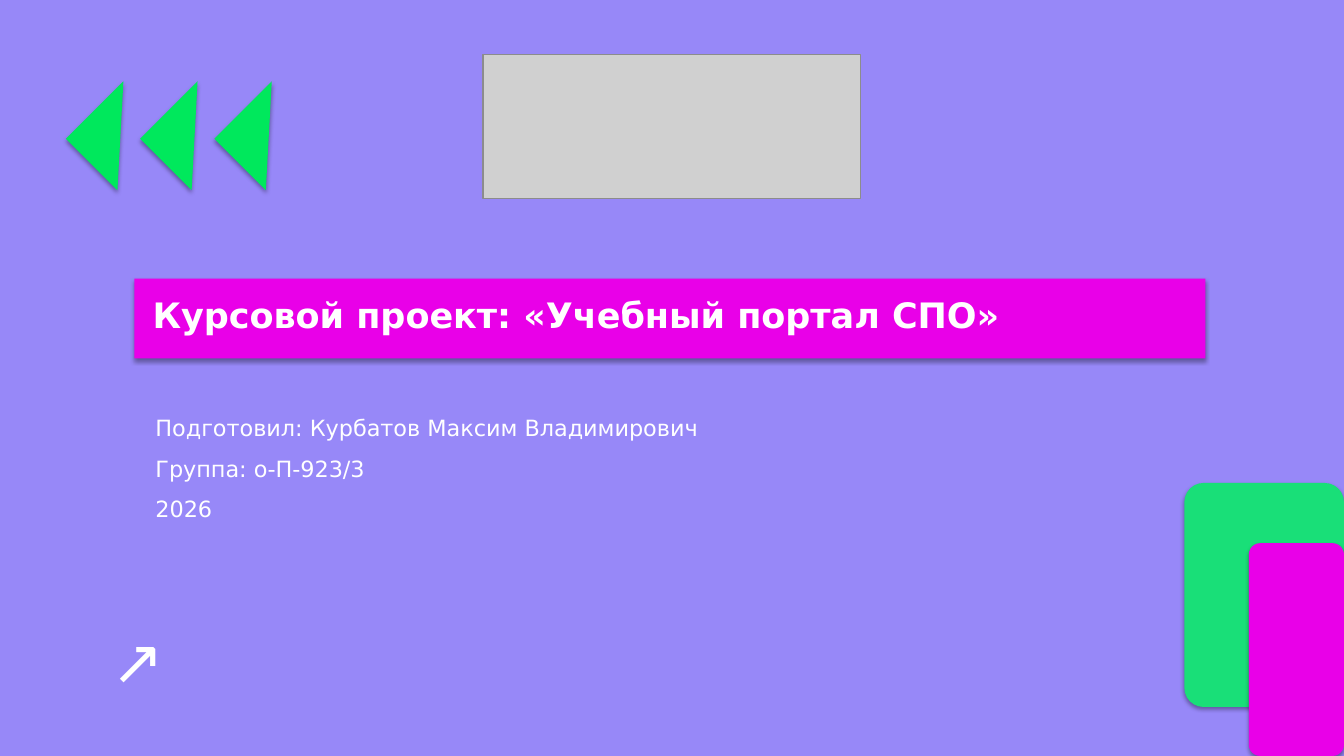
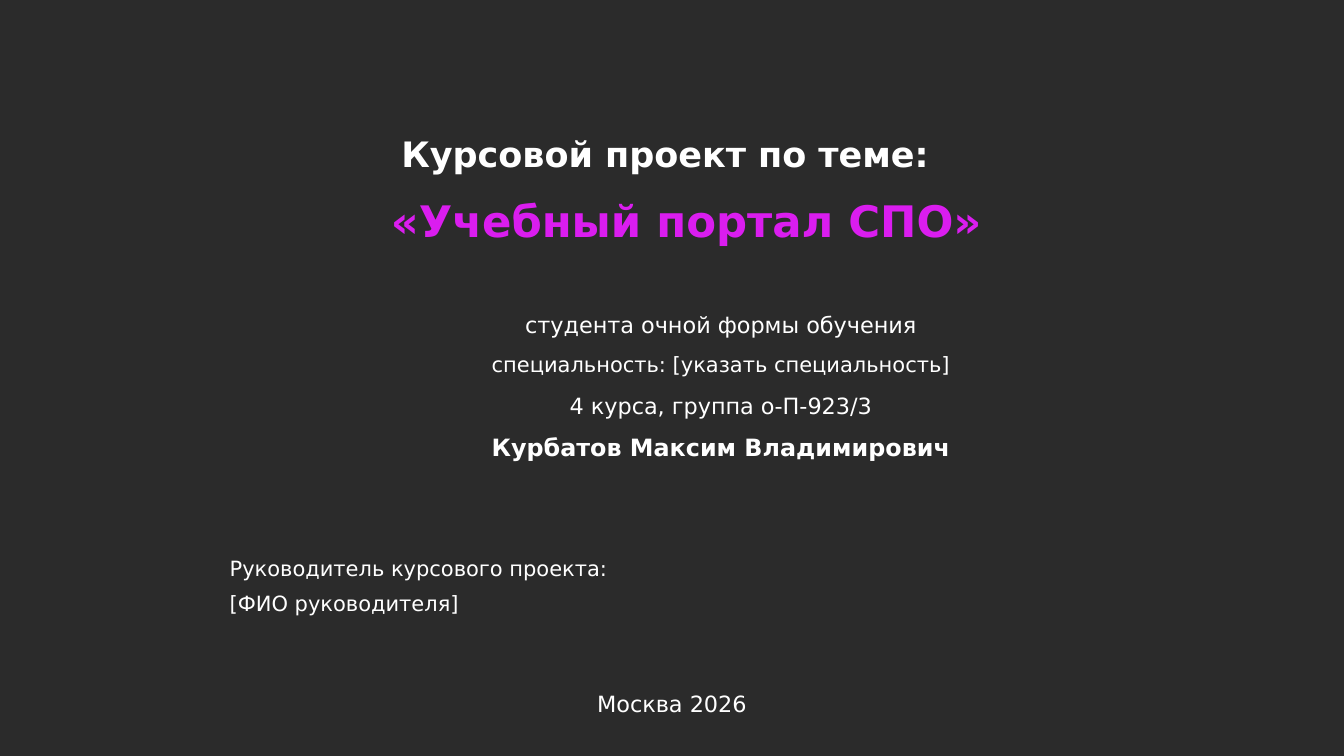
Before and after one commit to Britva52/ElectronicJournal, a slide deck: slide 1 of presentation/portal-presentation.pptx. Drawn at 1344x756 pixels with LibreOffice and Linux fonts; fonts in the diff are those of the drawing; grey boxes stand for pictures; background and template pictures are left out; a plain dark background stands for a picture behind light text. Boxes give left, top, right and bottom in pixels: in the first picture for what was removed or moved away, otherwise in the second. Text is boxed around its words. In the diff, an @@ line names an element or a change of style, - is before the commit and + after.

Commit message:
Переделать презентацию по шаблону курсовой

```diff
--- a/presentation/portal-presentation.pptx
+++ b/presentation/portal-presentation.pptx
@@ background #9788F8 to picture (left out) @@
@@ picture removed at <box>483,54,861,199</box> @@
@@ right triangle removed at <box>65,81,175,190</box> @@
@@ right triangle removed at <box>140,81,249,190</box> @@
@@ right triangle removed at <box>215,81,324,190</box> @@
@@ text added at <box>401,140,928,175</box>, 25 pt, text #FFFFFF, bold @@
+Курсовой проект по теме:
@@ text at <box>391,203,981,246</box>: text changed; size 25 to 31 pt; text colour #FFFFFF to #DA1DEF @@
-Курсовой проект: «Учебный портал СПО»
+«Учебный портал СПО»
@@ rectangle removed at <box>134,278,1205,358</box> @@
@@ text added at <box>525,315,916,338</box>, 16 pt, text #FFFFFF @@
+студента очной формы обучения
@@ text added at <box>492,356,949,377</box>, 15 pt, text #FFFFFF @@
+специальность: [указать специальность]
@@ text at <box>570,397,872,419</box>: text changed @@
-Группа: о-П-923/3
+4 курса, группа о-П-923/3
@@ text at <box>492,437,949,461</box>: text changed; size 16 to 17 pt; bold on @@
-Подготовил: Курбатов Максим Владимирович
+Курбатов Максим Владимирович
@@ rounded rectangle removed at <box>1185,483,1344,707</box> @@
@@ text added at <box>230,560,607,581</box>, 15 pt, text #FFFFFF @@
+Руководитель курсового проекта:
@@ rounded rectangle removed at <box>1249,543,1344,756</box> @@
@@ text added at <box>230,595,459,616</box>, 15 pt, text #FFFFFF @@
+[ФИО руководителя]
@@ text removed at <box>112,622,231,706</box> @@
-↗
@@ text at <box>597,695,747,713</box>: text changed @@
-2026
+Москва 2026
```
Also in this commit, not shown: 1 other slide changed, 11 slides added, 8 slides removed, 1 other file.
